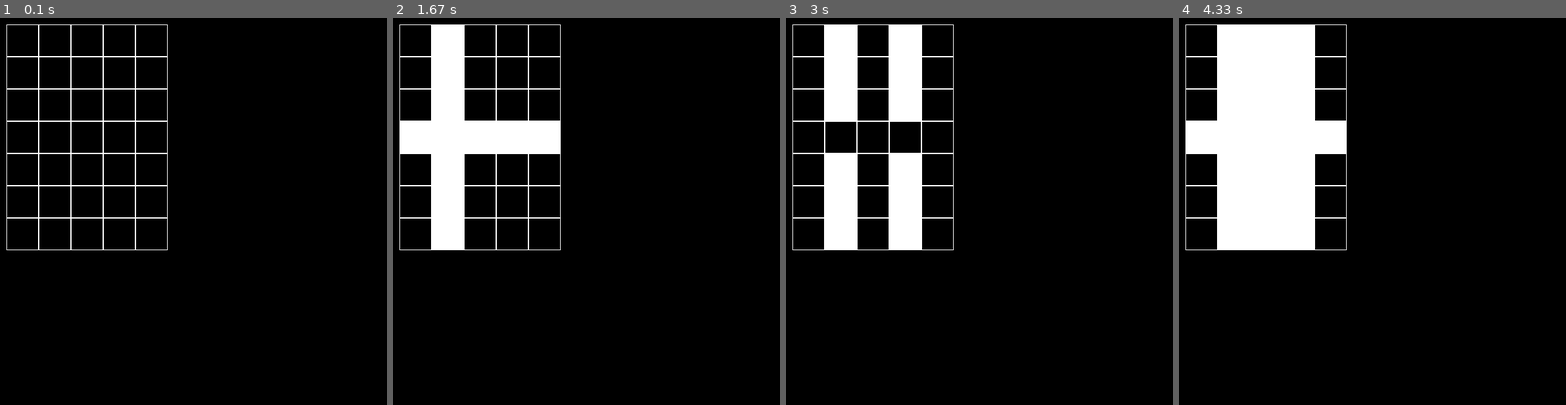
Above: before the commit, frames 1-4 (left to right).
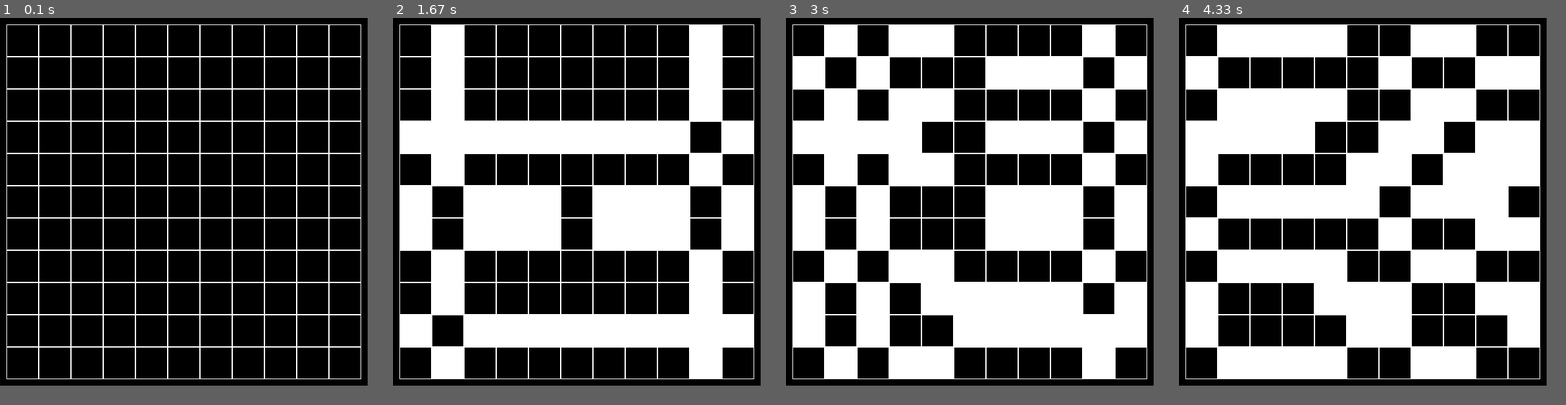
Above: after the commit, the same moments.

Repository: PatrutK/example_pygame
Game: pygame game, started from Pygame2/black and white.py
Two runs of this game, one before a commit and one after it. Both use one fixed random seed, a clock stepped at 60 frames per second and the inputs below.
Inputs (mouse positions are in pixels of both pictures, inside the frame that each line leads up to):
- Up to frame 1 (0.1 s): no input
- Up to frame 2 (1.67 s): click (578, 203) at 0.38 s; click (578, 226) at 0.72 s; click (462, 145) at 1.05 s; click (710, 331) at 1.38 s
- Up to frame 3 (3 s): click (979, 79) at 1.72 s; click (952, 296) at 2.05 s; click (956, 137) at 2.38 s; click (917, 126) at 2.72 s
- Up to frame 4 (4.33 s): click (1457, 168) at 3.05 s; click (1476, 192) at 3.38 s; click (1442, 137) at 3.72 s; click (1256, 130) at 4.05 s
In our replay, the window is 600x600 before the commit and 570x570 after it. These sizes can differ from the game's own. Grey fills any space a smaller window leaves; there, only what the larger window draws over its background counts as a difference.

The runs differ from the first frame. In frame 1, 4.7% of the frame differs, in the area x 1-94%, y 1-94%; in frame 2, 32%; in frame 3, 44%; in frame 4, 44%.

Commit message:
Задача 3: Черное и белое

Diff:
--- a/Pygame2/black and white.py
+++ b/Pygame2/black and white.py
@@ -51,10 +51,10 @@
 
 
 pygame.init()
-size = 600, 600
+size = 570, 570
 screen = pygame.display.set_mode(size)
 pygame.display.set_caption('Чёрное в белое и наоборот')
-board = Board(5, 7)
+board = Board(11, 11)
 running = True
 while running:
     for event in pygame.event.get():
